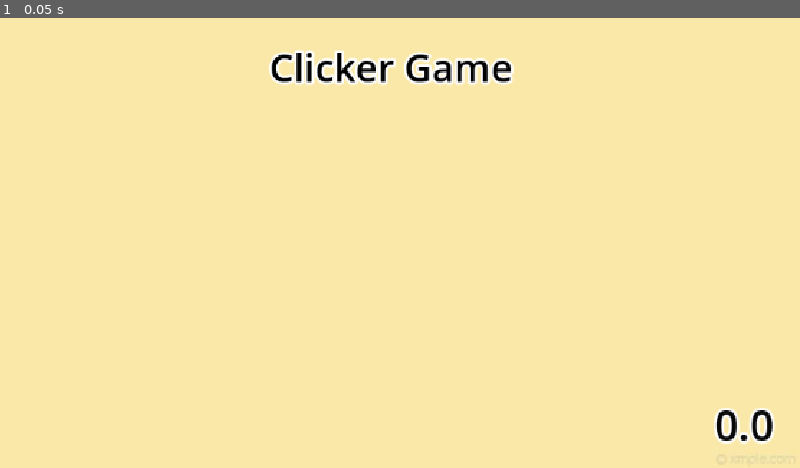
Above: before the commit, frame 1.
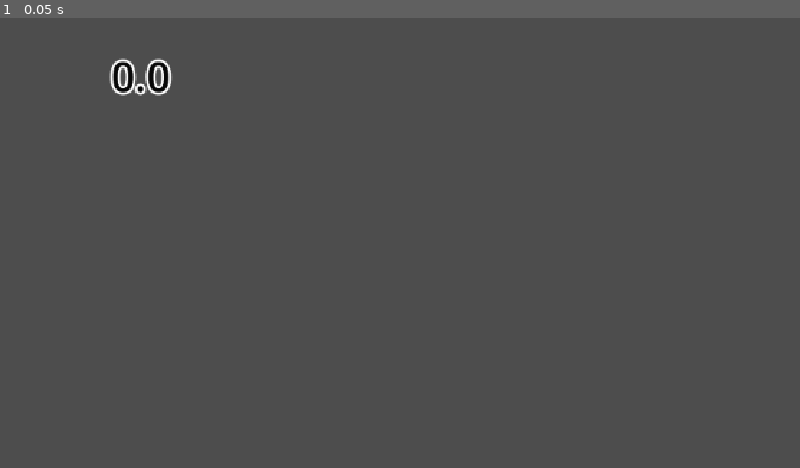
Above: after the commit, the same moment.

Repository: AngeloPerera07/WarioWareGame
Game: Godot game, scene res://Scenes/minigame_2.tscn
The game is run twice, just before and just after one commit, with the same random seed, the same clock (stepped at 60 frames per second) and the same inputs. This scene is started directly instead of the project's main scene.
Inputs:
- Up to frame 1 (0.05 s): no input

The runs differ from the first frame. In frame 1, 100% of the frame differs, in the area x 0-100%, y 0-100%.
Error before the commit: Attempt to call function 'Timer' in base 'null instance' on a null instance. (res://Scenes/minigame_2.gd:11)

Commit message:
fix: Themed Timer fix

Diff:
--- a/Scenes/button.gd
+++ b/Scenes/button.gd
@@ -9,4 +9,4 @@
 # Called every frame. 'delta' is the elapsed time since the previous frame.
 func _process(delta: float) -> void:
 	hide()
-	parent.button_pressed += 1
+	parent.buttons_pressed += 1
--- a/Scenes/minigame_1.tscn
+++ b/Scenes/minigame_1.tscn
@@ -65,8 +65,6 @@
 [node name="minigame_1" type="Node2D" unique_id=720748924]
 script = ExtResource("1_5txvl")
 
-[node name="ThemedTimer" parent="." unique_id=244362392 instance=ExtResource("2_0uv5o")]
-
 [node name="Parallax2D" type="Parallax2D" parent="." unique_id=761831893]
 repeat_size = Vector2(1000, 0)
 autoscroll = Vector2(100, 0)
@@ -208,3 +206,6 @@
 [node name="CollisionShape2D" type="CollisionShape2D" parent="Garlic3/Area2D" unique_id=2114695236]
 position = Vector2(762, 548)
 shape = SubResource("CircleShape2D_3bfn7")
+
+[node name="ThemedTimer" parent="." unique_id=244362392 instance=ExtResource("2_0uv5o")]
+position = Vector2(829, 33)
--- a/Scenes/minigame_2.gd
+++ b/Scenes/minigame_2.gd
@@ -1,6 +1,6 @@
 extends Node2D
 
-@onready var themed_timer: Node2D = $ThemedTimer
+#@onready var themed_timer: Node2D = $ThemedTimer
 
 var buttons_pressed := 0
 var timer_end = false
@@ -8,7 +8,7 @@
 
 # Called when the node enters the scene tree for the first time.
 func _ready() -> void:
-		await themed_timer.Timer(7.0)
+		#await themed_timer.Timer(7.0)
 		timer_end = true
 
 
@@ -21,5 +21,5 @@
 						get_tree().change_scene_to_file("res://Scenes/timer_scene.tscn")
 		if timer_end:
 			Global.lives -= 1
-			Global.minigame_done -= 1
+			Global.minigames_done -= 1
 			get_tree().change_scene_to_file("res://Scenes/timer_scene.tscn")
--- a/Scenes/minigame_2.tscn
+++ b/Scenes/minigame_2.tscn
@@ -6,30 +6,14 @@
 [ext_resource type="PackedScene" uid="uid://cx1mhjrcb8jvw" path="res://Scenes/timer_scene.tscn" id="3_dfb65"]
 [ext_resource type="Script" uid="uid://b08bdl7ansc82" path="res://Scenes/button.gd" id="3_rfxq2"]
 
-[node name="Minigame_2" type="Node2D" unique_id=264263716]
+[node name="minigame_2" type="Node2D" unique_id=264263716]
 script = ExtResource("1_rfxq2")
 
-[node name="Background" type="TextureRect" parent="." unique_id=1283890157]
-offset_right = 1152.0
-offset_bottom = 649.0
-texture = ExtResource("1_psbsm")
-
-[node name="Button_1" type="TextureButton" parent="." unique_id=2045262537]
-offset_left = 337.0
-offset_top = 118.0
-offset_right = 537.0
-offset_bottom = 318.0
-texture_normal = ExtResource("2_l4g8r")
-script = ExtResource("3_rfxq2")
-
-[node name="timer_scene" parent="." unique_id=244362392 instance=ExtResource("3_dfb65")]
-position = Vector2(869, 502)
-
 [node name="RichTextLabel" type="RichTextLabel" parent="." unique_id=721827168]
-offset_left = 321.0
-offset_top = 32.0
-offset_right = 806.0
-offset_bottom = 110.0
+offset_left = 326.0
+offset_top = 33.0
+offset_right = 811.0
+offset_bottom = 111.0
 theme_override_colors/default_color = Color(0, 0, 0, 1)
 theme_override_colors/font_outline_color = Color(1, 1, 1, 1)
 theme_override_constants/outline_size = 15
@@ -37,3 +21,44 @@
 text = "Clicker Game"
 horizontal_alignment = 1
 vertical_alignment = 1
+
+[node name="Parallax2D" type="Parallax2D" parent="." unique_id=209736696]
+
+[node name="ScrollingBackground" type="TextureRect" parent="Parallax2D" unique_id=1283890157]
+offset_right = 1152.0
+offset_bottom = 649.0
+texture = ExtResource("1_psbsm")
+
+[node name="Button_1" type="TextureButton" parent="." unique_id=2045262537]
+offset_left = 129.0
+offset_top = 164.0
+offset_right = 329.0
+offset_bottom = 364.0
+texture_normal = ExtResource("2_l4g8r")
+script = ExtResource("3_rfxq2")
+
+[node name="Button_2" type="TextureButton" parent="." unique_id=1197256595]
+offset_left = 757.0
+offset_top = 246.0
+offset_right = 957.0
+offset_bottom = 446.0
+texture_normal = ExtResource("2_l4g8r")
+script = ExtResource("3_rfxq2")
+
+[node name="Button_3" type="TextureButton" parent="." unique_id=120011459]
+offset_left = 352.0
+offset_top = 359.0
+offset_right = 552.0
+offset_bottom = 559.0
+texture_normal = ExtResource("2_l4g8r")
+script = ExtResource("3_rfxq2")
+
+[node name="Button_4" type="TextureButton" parent="." unique_id=893685564]
+offset_left = 522.0
+offset_top = 125.0
+offset_right = 722.0
+offset_bottom = 325.0
+texture_normal = ExtResource("2_l4g8r")
+script = ExtResource("3_rfxq2")
+
+[node name="ThemedTimer" parent="." unique_id=244362392 instance=ExtResource("3_dfb65")]
--- a/Scenes/timer_scene.tscn
+++ b/Scenes/timer_scene.tscn
@@ -1,9 +1,18 @@
 [gd_scene format=3 uid="uid://cx1mhjrcb8jvw"]
 
 [ext_resource type="Script" uid="uid://dvarieanq7kwo" path="res://minigames_timer.gd" id="1_3lwqg"]
+[ext_resource type="Texture2D" uid="uid://cduhgy3xpy5tf" path="res://yellow_background.png" id="2_2khme"]
 
-[node name="timer_scene" type="Node2D" unique_id=244362392]
+[node name="ThemedTimer" type="Node2D" unique_id=244362392]
 script = ExtResource("1_3lwqg")
+
+[node name="Parallax2D" type="Parallax2D" parent="." unique_id=2090733296]
+visible = false
+
+[node name="ScrollingBackground" type="TextureRect" parent="Parallax2D" unique_id=67108379]
+offset_right = 1152.0
+offset_bottom = 649.0
+texture = ExtResource("2_2khme")
 
 [node name="timer" type="RichTextLabel" parent="." unique_id=1709106152]
 offset_left = -1.0
